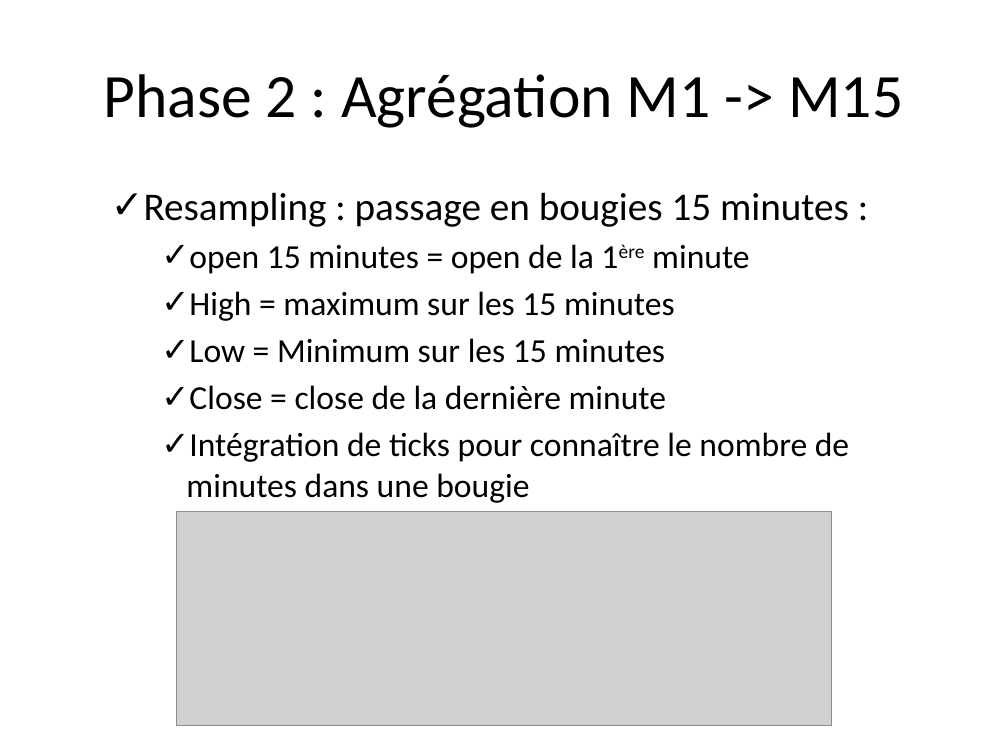
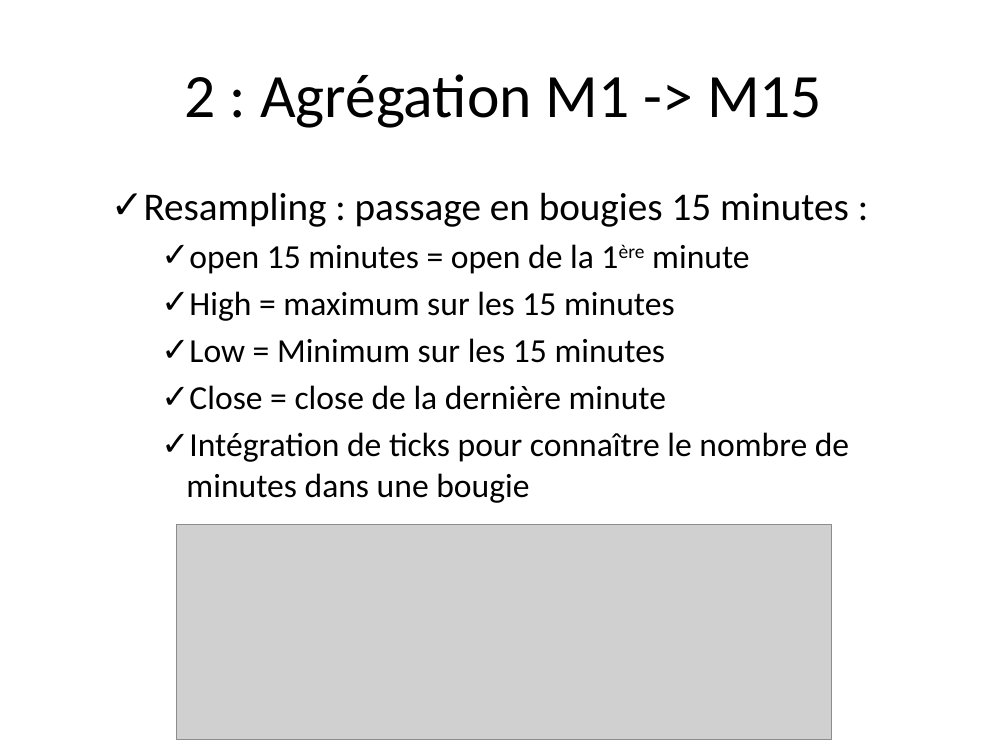
Before and after one commit to BeanEden/Projet_trading, a slide deck: slide 6 of Presentation_Projet_Trading.pptx. Drawn at 1008x756 pixels with LibreOffice and Linux fonts; fonts in the diff are those of the drawing; grey boxes stand for pictures; background and template pictures are left out. Boxes give left, top, right and bottom in pixels: in the first picture for what was removed or moved away, otherwise in the second. Text is boxed around its words. In the diff, an @@ line names an element or a change of style, - is before the commit and + after.

```diff
--- a/Presentation_Projet_Trading.pptx
+++ b/Presentation_Projet_Trading.pptx
@@ title at [185, 74, 822, 128]: text changed @@
-Phase 2 : Agrégation M1 -> M15
+2 : Agrégation M1 -> M15
@@ picture: place and size @@
-picture at [176, 511, 831, 726]
+picture at [176, 525, 831, 740]
```
Also in this commit, not shown: 11 other slides changed, 8 slides added, 6 slides removed, 7 other files.
